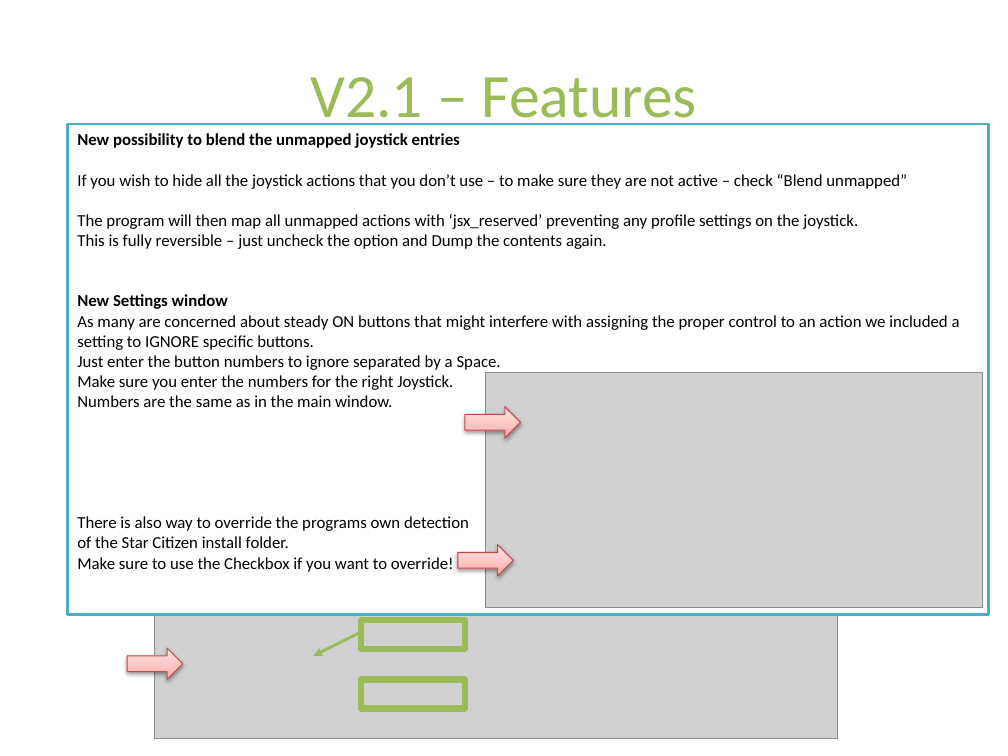
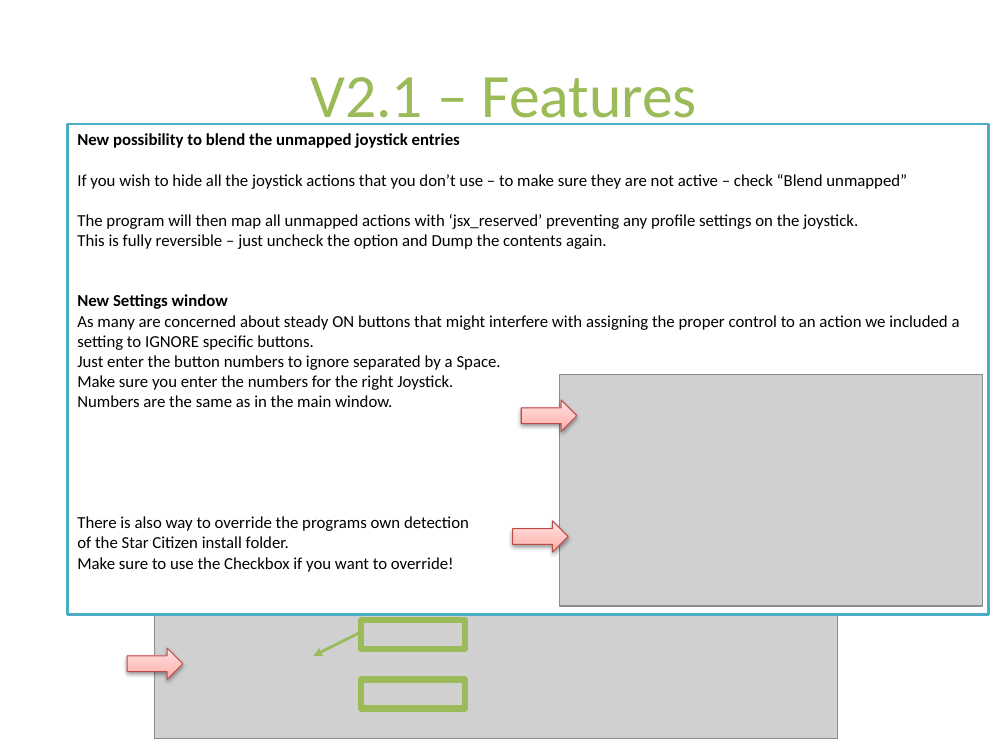
Before and after one commit to SCToolsfactory/SCJMapper-V2, a slide deck: slide 15 of doc/SCJMapper_QGuide.pptx. Drawn at 1008x756 pixels with LibreOffice and Linux fonts; fonts in the diff are those of the drawing; grey boxes stand for pictures. Boxes give left, top, right and bottom in pixels: in the first picture for what was removed or moved away, otherwise in the second. Text is boxed around its words. In the diff, an @@ line names an element or a change of style, - is before the commit and + after.

```diff
--- a/doc/SCJMapper_QGuide.pptx
+++ b/doc/SCJMapper_QGuide.pptx
@@ picture resized from (x1=486, y1=373, x2=983, y2=608) to (x1=559, y1=374, x2=983, y2=606) @@
@@ right arrow moved from (x1=465, y1=406, x2=520, y2=437) to (x1=521, y1=400, x2=577, y2=431) @@
@@ right arrow moved from (x1=458, y1=544, x2=513, y2=576) to (x1=513, y1=521, x2=569, y2=552) @@
```
Also in this commit, not shown: 4 other slides changed, 1 slide added, 16 other files.
